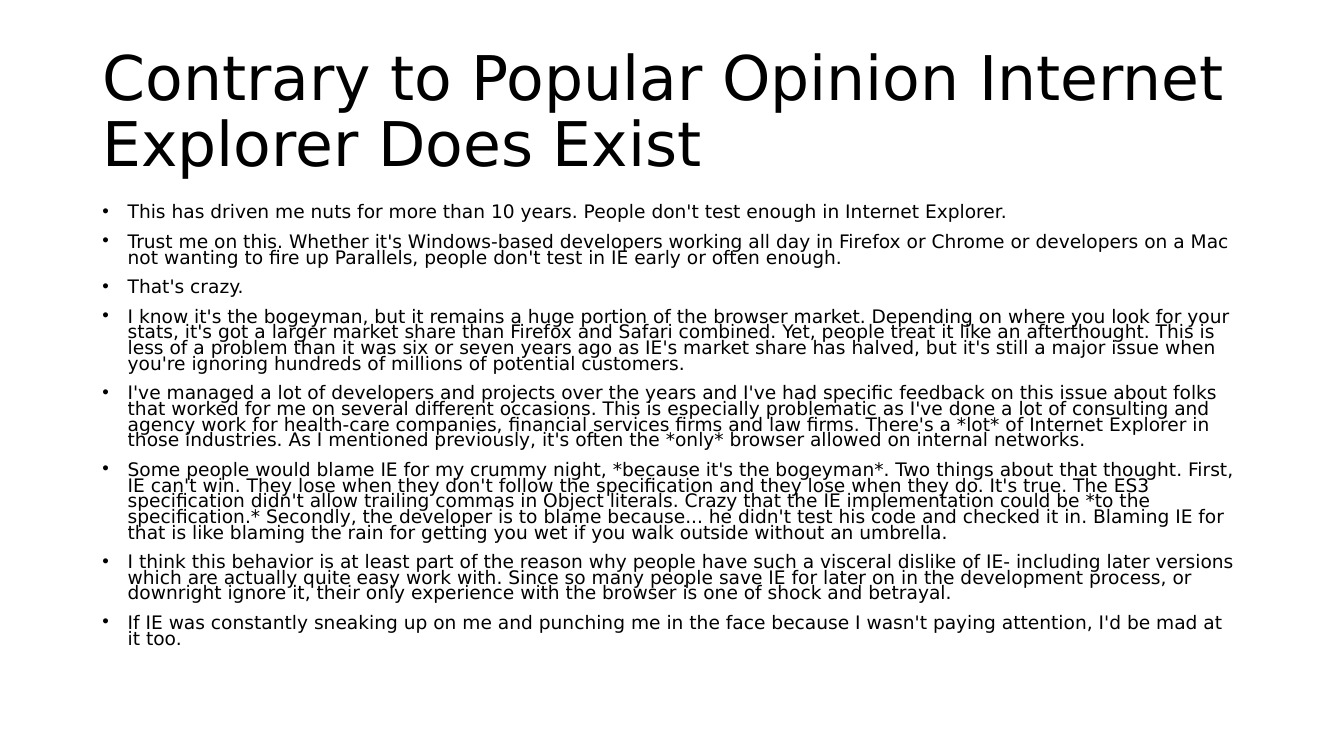
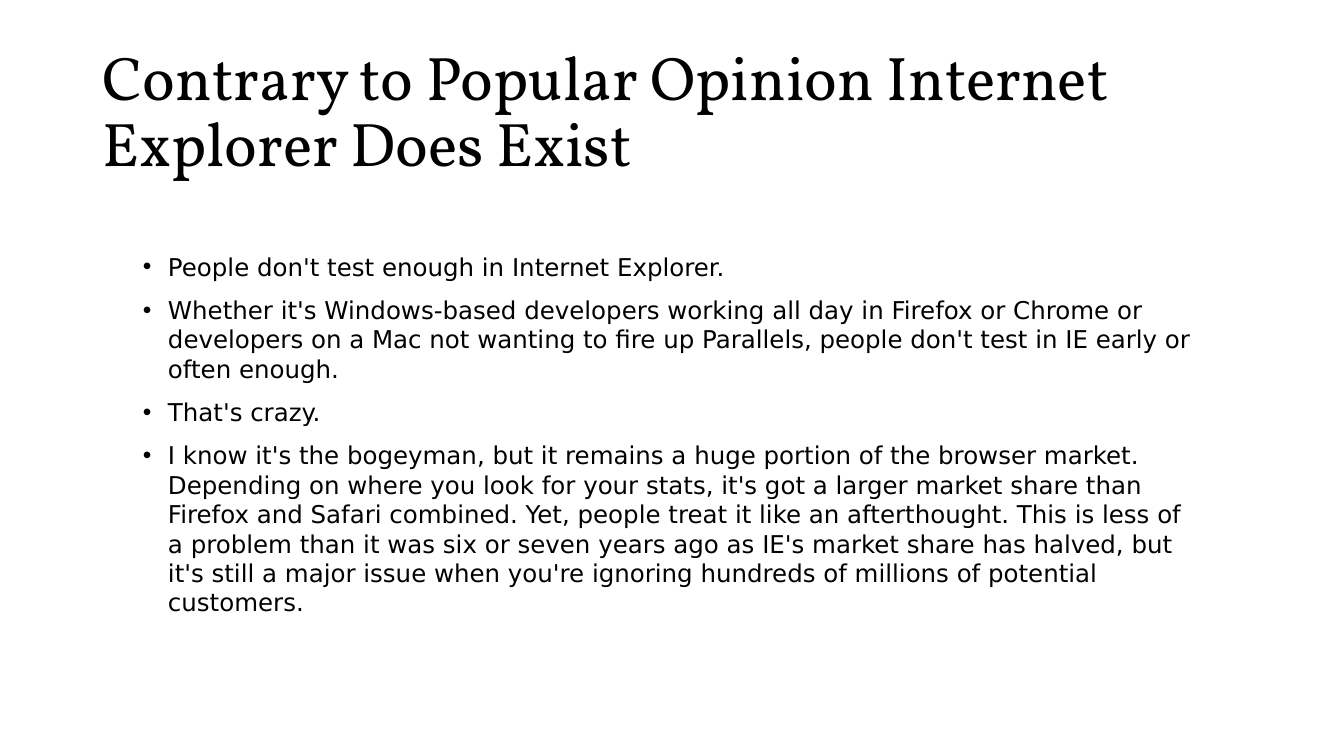
Before and after one commit to roblarsen/rob-larsen-presentations, a slide deck: slide 51 of wild-world-web.pptx (slide 45 before the commit). Drawn at 1344x756 pixels with LibreOffice and Linux fonts; fonts in the diff are those of the drawing; background and template pictures are left out. Boxes give left, top, right and bottom in pixels: in the first picture for what was removed or moved away, otherwise in the second. Text is boxed around its words. In the diff, an @@ line names an element or a change of style, - is before the commit and + after.

```diff
--- a/wild-world-web.pptx
+++ b/wild-world-web.pptx
@@ title "Contrary to Popular Opinion Internet ..." at (x1=102, y1=56, x2=1109, y2=181): font DejaVu Sans to Vollkorn @@
@@ text at (x1=168, y1=257, x2=1190, y2=383): text changed; size 13.3 to 17.5 pt @@
-• This has driven me nuts for more than 10 years. People don't test enough in Internet Explorer.
-• Trust me on this. Whether it's Windows-based developers working all day in Firefox or Chrome or developers on a Mac not wanting to fire up Parallels, people don't test in IE early or often enough.
+• People don't test enough in Internet Explorer.
+• Whether it's Windows-based developers working all day in Firefox or Chrome or developers on a Mac not wanting to fire up Parallels, people don't test in IE early or often enough.
@@ text at (x1=128, y1=385, x2=1234, y2=646): paragraphs removed @@
-• I've managed a lot of developers and projects over the years and I've had specific feedback on this issue about folks that worked for me on several different occasions. This is especially problematic as I've done a lot of consulting and agency work for health-care companies, financial services firms and law firms. There's a *lot* of Internet Explorer in those industries. As I mentioned previously, it's often the *only* browser allowed on internal networks.
-• Some people would blame IE for my crummy night, *because it's the bogeyman*. Two things about that thought. First, IE can't win. They lose when they don't follow the specification and they lose when they do. It's true. The ES3 specification didn't allow trailing commas in Object literals. Crazy that the IE implementation could be *to the specification.* Secondly, the developer is to blame because... he didn't test his code and checked it in. Blaming IE for that is like blaming the rain for getting you wet if you walk outside without an umbrella.
-• I think this behavior is at least part of the reason why people have such a visceral dislike of IE- including later versions which are actually quite easy work with. Since so many people save IE for later on in the development process, or downright ignore it, their only experience with the browser is one of shock and betrayal.
-• If IE was constantly sneaking up on me and punching me in the face because I wasn't paying attention, I'd be mad at it too.
@@ text at (x1=168, y1=402, x2=1181, y2=612): size 13.3 to 17.5 pt in "That's crazy.", "I know it's the bogeyman, but it ..."; line spacing 0.7 to 1 @@
```
Also in this commit, not shown: 29 other slides changed, 10 slides added, 3 slides removed.
